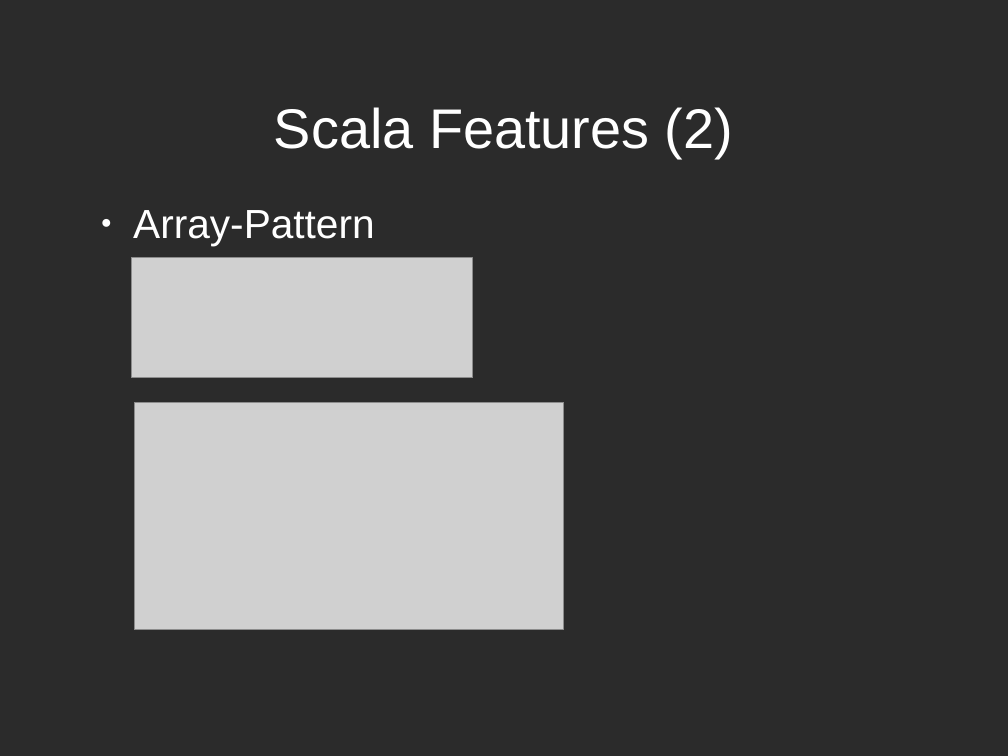
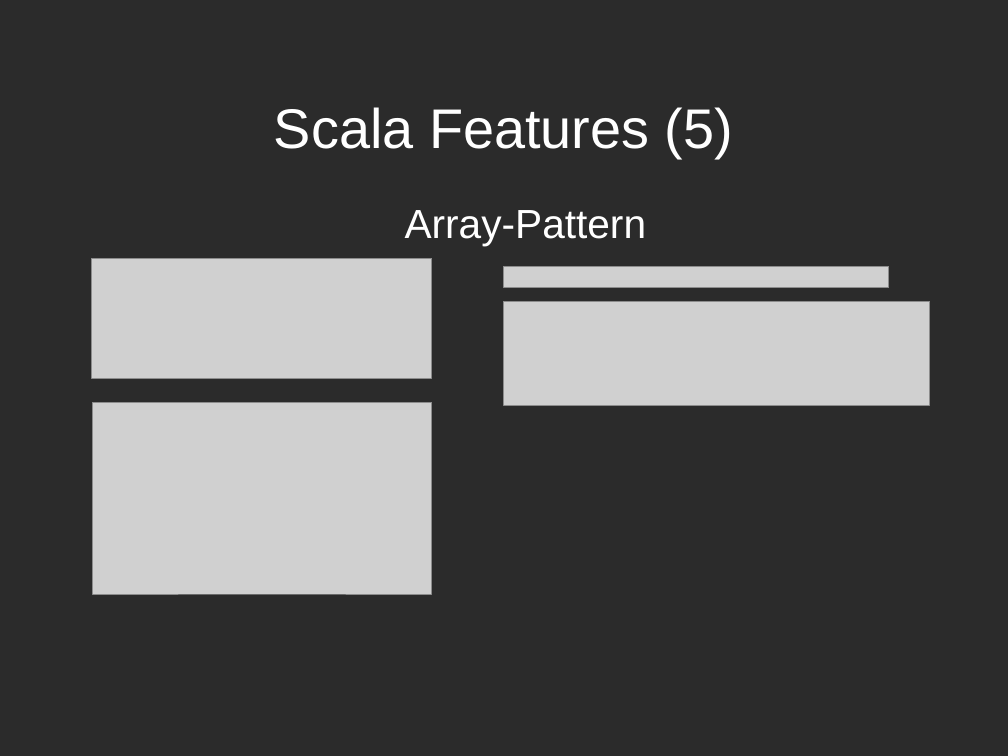
Before and after one commit to Jaykhum/dicewar, a slide deck: slide 13 of doc/Dicewars.odp (slide 8 before the commit). Drawn at 1008x756 pixels with LibreOffice and Linux fonts; fonts in the diff are those of the drawing; grey boxes stand for pictures; background and template pictures are left out; a plain dark background stands for a picture behind light text. Boxes give left, top, right and bottom in pixels: in the first picture for what was removed or moved away, otherwise in the second. Text is boxed around its words. In the diff, an @@ line names an element or a change of style, - is before the commit and + after.

Commit message:
add slides to presentation

```diff
--- a/doc/Dicewars.odp
+++ b/doc/Dicewars.odp
@@ title at <box>274,107,733,158</box>: text changed @@
-Scala Features (2)
+Scala Features (5)
@@ text "Array-Pattern" at <box>405,210,647,246</box>: alignment left to centre; bullet ● to none @@
@@ picture: place and size @@
-picture at <box>132,258,473,378</box>
+picture at <box>91,258,433,378</box>
@@ picture added at <box>504,266,889,288</box> @@
@@ picture added at <box>504,301,930,405</box> @@
@@ picture: place and size @@
-picture at <box>134,402,564,630</box>
+picture at <box>92,402,432,595</box>
```
Also in this commit, not shown: 11 other slides changed, 4 slides added, 12 other files.
